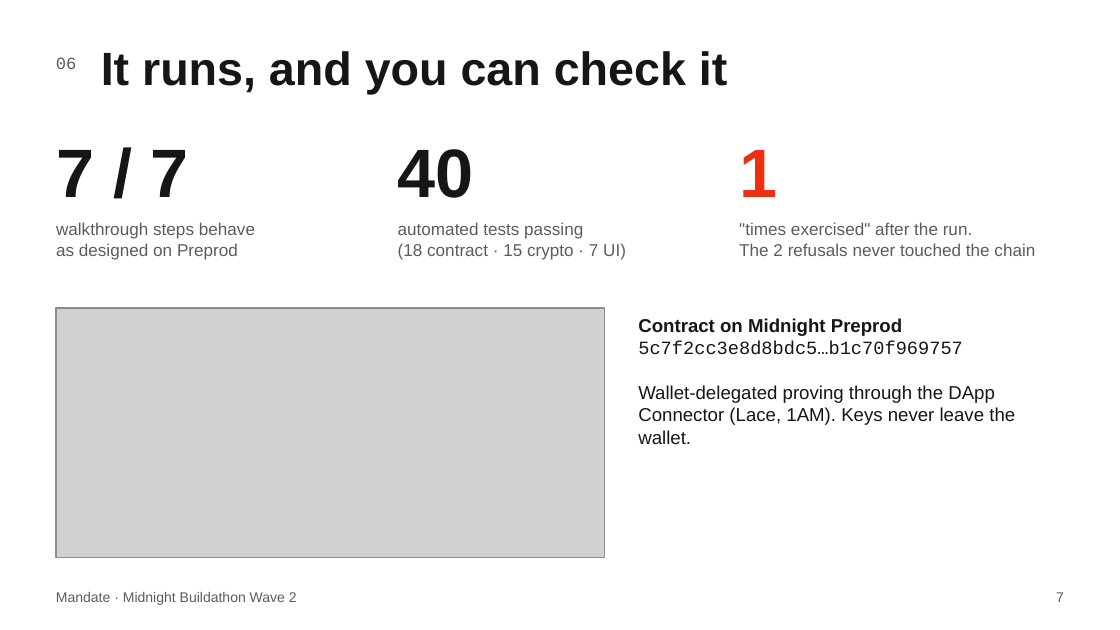
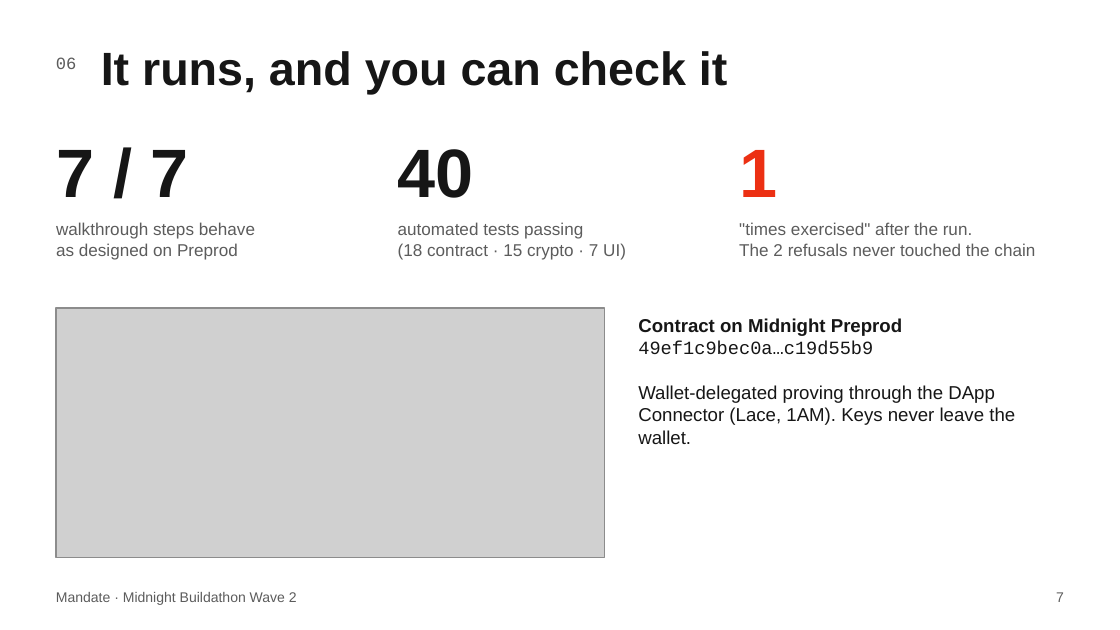
Before and after one commit to tomiin/midnight-mandate, a slide deck: slide 7 of docs/deck/Mandate-Wave2-deck.pptx. Drawn at 1120x630 pixels with LibreOffice and Linux fonts; fonts in the diff are those of the drawing; grey boxes stand for pictures. Boxes give left, top, right and bottom in pixels: in the first picture for what was removed or moved away, otherwise in the second. Text is boxed around its words. In the diff, an @@ line names an element or a change of style, - is before the commit and + after.

```diff
--- a/docs/deck/Mandate-Wave2-deck.pptx
+++ b/docs/deck/Mandate-Wave2-deck.pptx
@@ text at box(638, 341, 873, 355): text changed @@
-5c7f2cc3e8d8bdc5…b1c70f969757
+49ef1c9bec0a…c19d55b9
```
Also in this commit, not shown: 2 other slides changed, 4 other files.
